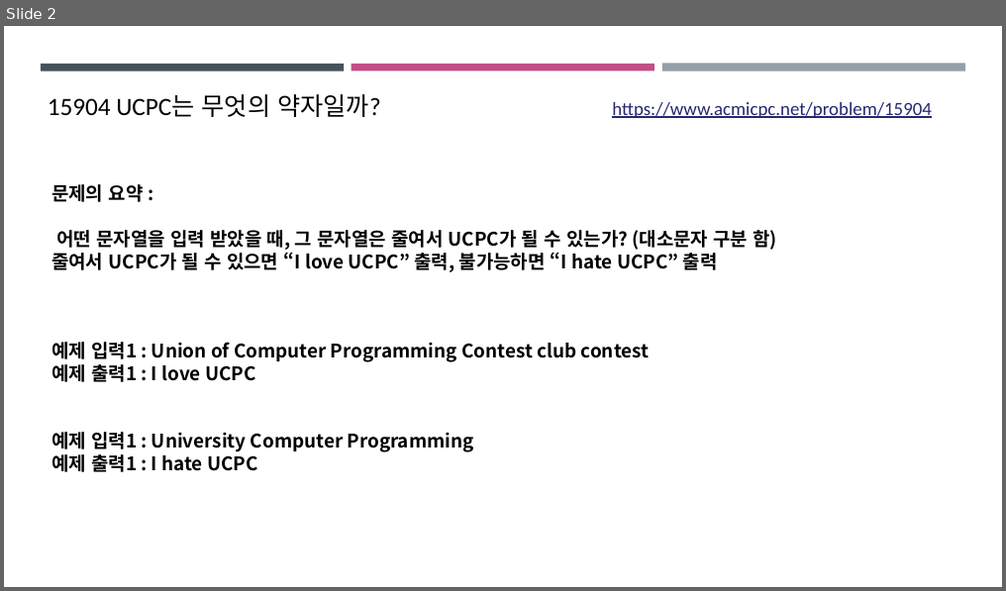
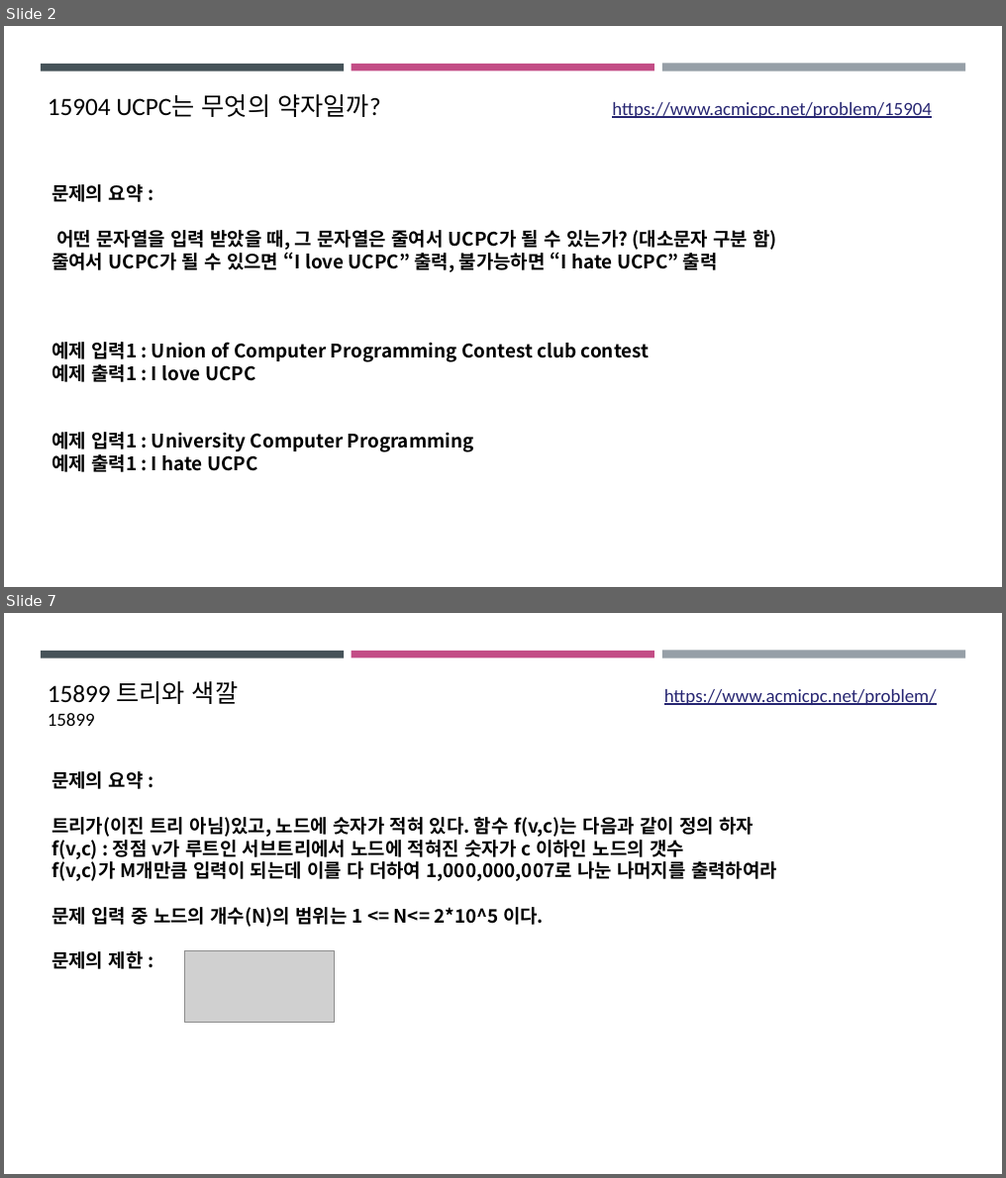
Before and after one commit to ckdgus0505/ACM, a slide deck: PPT 발표자료/UCPC_2018_예선/창현.pptx. Shown one above the other, each under a label of ours: slide 2 before the commit, slides 2 and 7 after it; the slides between them are not shown. The pictures are 1006x591 and 1006x1178 pixels, drawn with LibreOffice and Linux fonts; fonts in the diff are those of the drawing; grey boxes stand for pictures. Boxes give left, top, right and bottom in pixels: in the first picture for what was removed or moved away, otherwise in the second. Text is boxed around its words. In the diff, an @@ line names an element or a change of style, - is before the commit and + after.

```diff
--- a/PPT 발표자료/UCPC_2018_예선/창현.pptx
+++ b/PPT 발표자료/UCPC_2018_예선/창현.pptx
@@ slide 7 added at [4,613,1002,1174], background #FFFFFF; not listed: 3 template elements that a slide beside it also shows @@
@@ text added at [48,681,937,726], 18 pt, text #272672, underline @@
+15899 트리와 색깔 https://www.acmicpc.net/problem/15899
@@ text added at [52,771,777,969], 18 pt, text #000000, bold @@
+문제의 요약 :
+트리가(이진 트리 아님)있고, 노드에 숫자가 적혀 있다. 함수 f(v,c)는 다음과 같이 정의 하자
+f(v,c) : 정점 v가 루트인 서브트리에서 노드에 적혀진 숫자가 c 이하인 노드의 갯수
+f(v,c)가 M개만큼 입력이 되는데 이를 다 더하여 1,000,000,007로 나눈 나머지를 출력하여라
+문제 입력 중 노드의 개수(N)의 범위는 1 <= N<= 2*10^5 이다.
+문제의 제한 :
@@ picture added at [184,952,334,1023] @@
```
Also in this commit, not shown: 2 slides changed, 5 other slides added, 6 other files.
